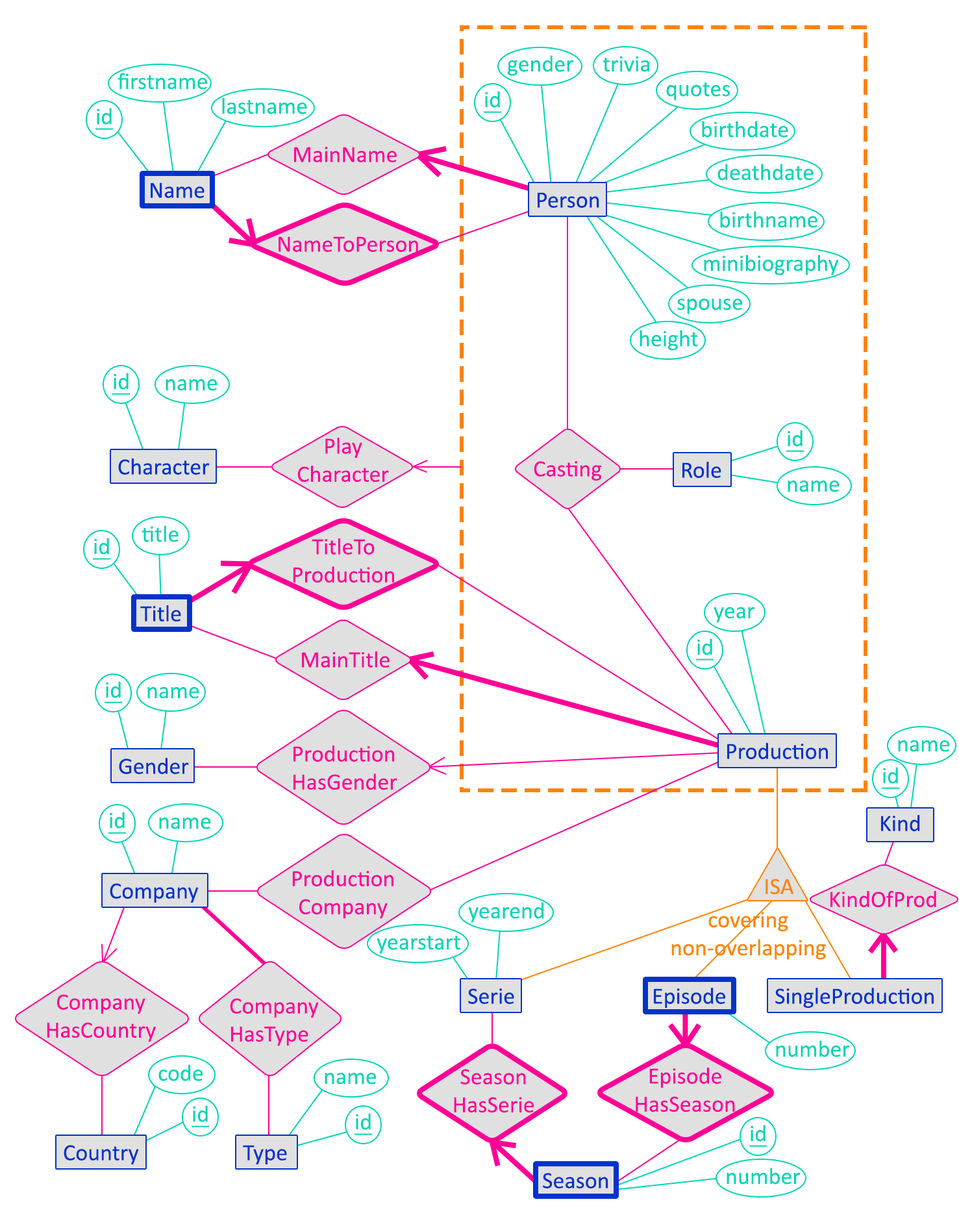
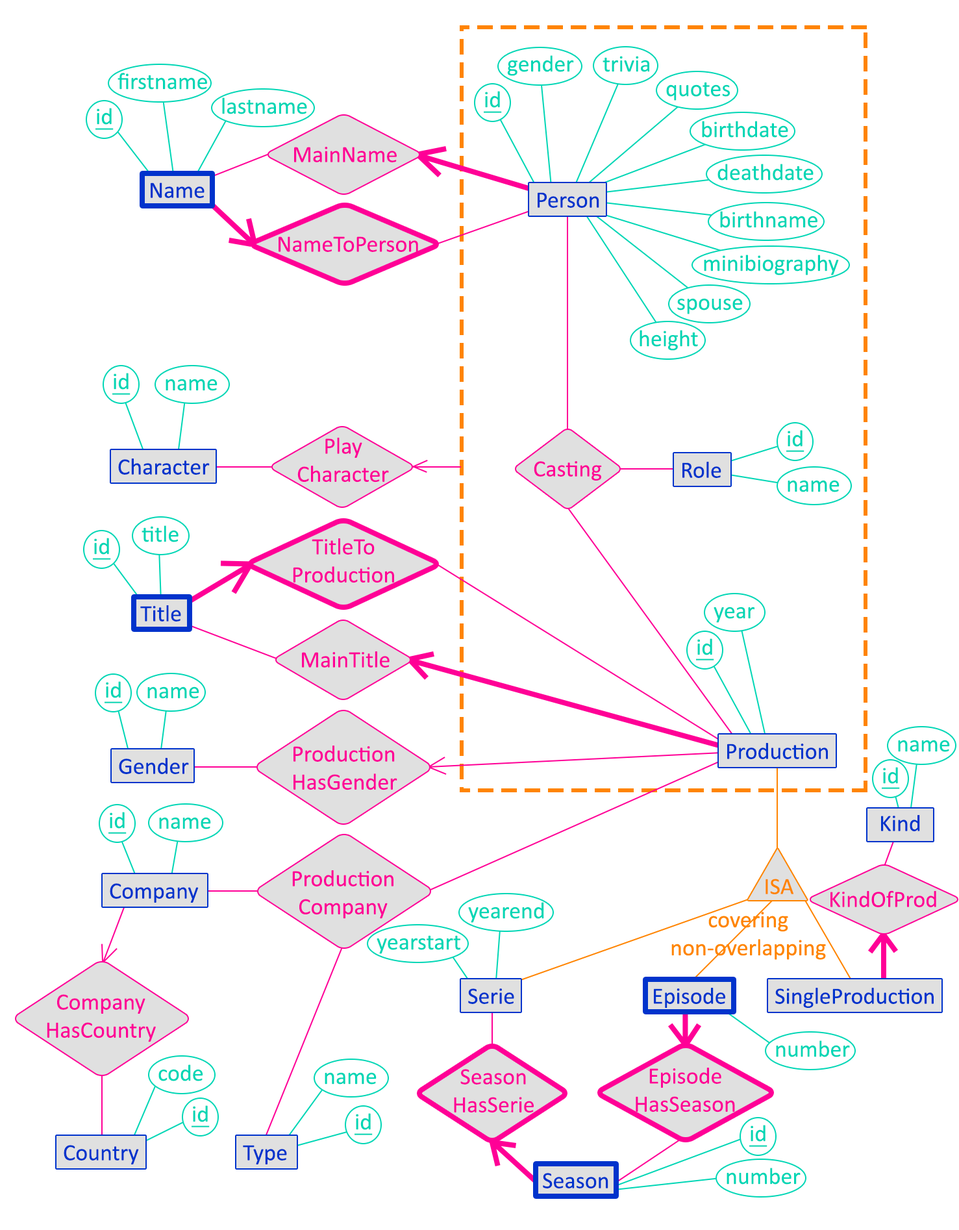
Layered file, before and after one edit (w=959, h=1230). Changes by layer:
removed group "R - CompanyHasType" (1st of 2) (5 layers) over [198, 907, 341, 1135]
removed group "R - CompanyHasType" (2nd of 2, in "R - CompanyHasType") (2 layers) from group "R - CompanyHasType" over [199, 962, 341, 1075]
removed layer "text" (54th of 66, in "R - CompanyHasType" › "R - CompanyHasType") from group "R - CompanyHasType" over [229, 998, 319, 1047]
removed layer "form" (54th of 66, in "R - CompanyHasType" › "R - CompanyHasType") from group "R - CompanyHasType" over [199, 962, 341, 1075]
removed layer "_Company" (2nd of 3, in "R - CompanyHasType") from group "R - CompanyHasType" over [201, 907, 278, 976]
moved "_Type" into group "R - ProductionCompany", painted on it over [264, 948, 343, 1135]
